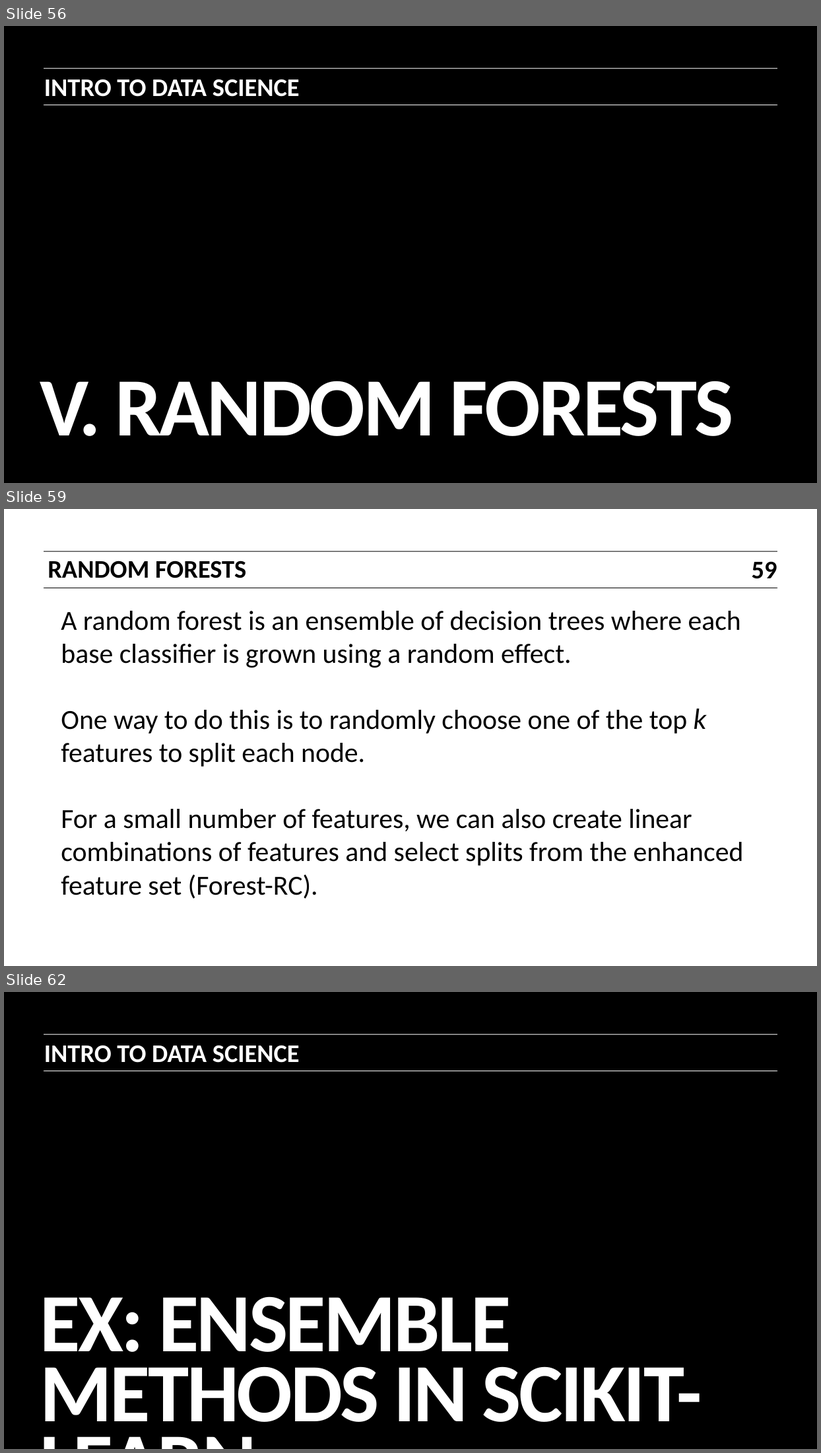
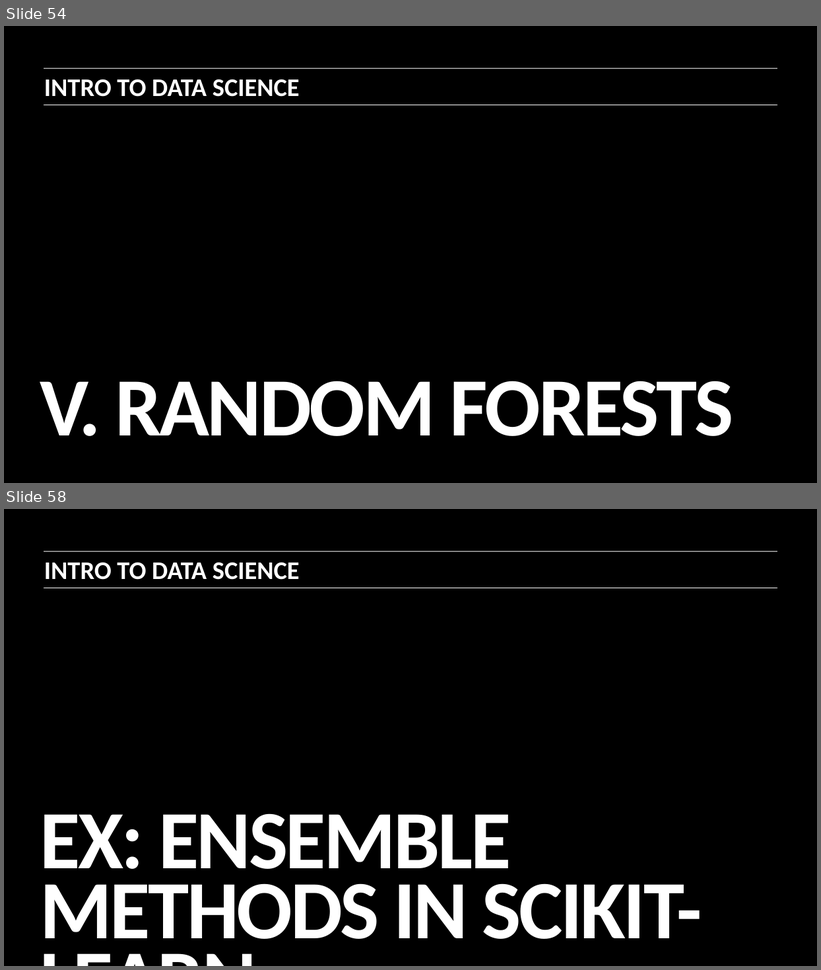
Before and after one commit to ajschumacher/gadsdc, a slide deck: 16-ensemble/slides.pptx. Shown one above the other, each under a label of ours: slides 56, 59 and 62 before the commit, slides 54 and 58 after it; the slides between them are not shown. The pictures are 821x1453 and 821x970 pixels, drawn with LibreOffice and Linux fonts; fonts in the diff are those of the drawing. Boxes give left, top, right and bottom in pixels: in the first picture for what was removed or moved away, otherwise in the second. Text is boxed around its words. In the diff, an @@ line names an element or a change of style, - is before the commit and + after.

Commit message:
ensemble slides pretty good

```diff
--- a/16-ensemble/slides.pptx
+++ b/16-ensemble/slides.pptx
@@ slide 59 removed at box(4, 509, 817, 966), background #FFFFFF @@
@@ line removed from (44, 551) to (778, 551) @@
@@ text removed at box(48, 560, 246, 578) @@
-RANDOM FORESTS
@@ page number removed at box(752, 561, 778, 579) @@
-59
@@ line removed from (44, 588) to (778, 588) @@
@@ text removed at box(61, 611, 744, 865) @@
-A random forest is an ensemble of decision trees where each base classifier is grown using a random effect.
-One way to do this is to randomly choose one of the top k features to split each node.
-For a small number of features, we can also create linear combinations of features and select splits from the enhanced feature set (Forest-RC).
@@ what was slide 56 is now slide 54 @@
@@ what was slide 62 is now slide 58 @@
```
Also in this commit, not shown: 3 slides changed, 2 slides added, 5 other slides removed, 1 other file.
